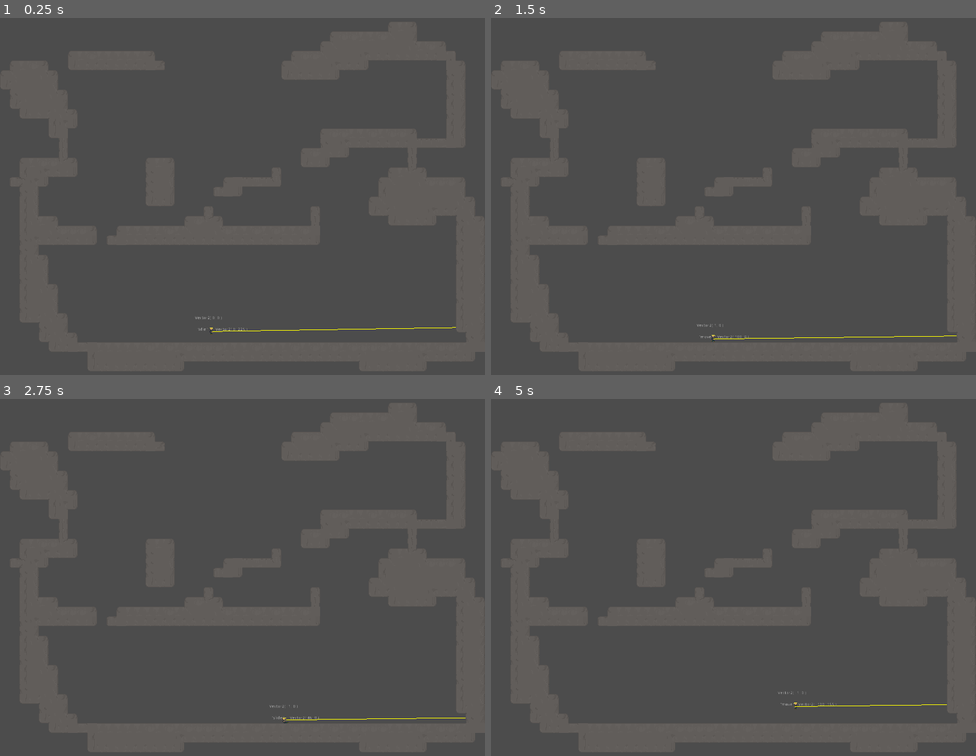
Above: before the commit, frames 1-4 (two rows, left to right).
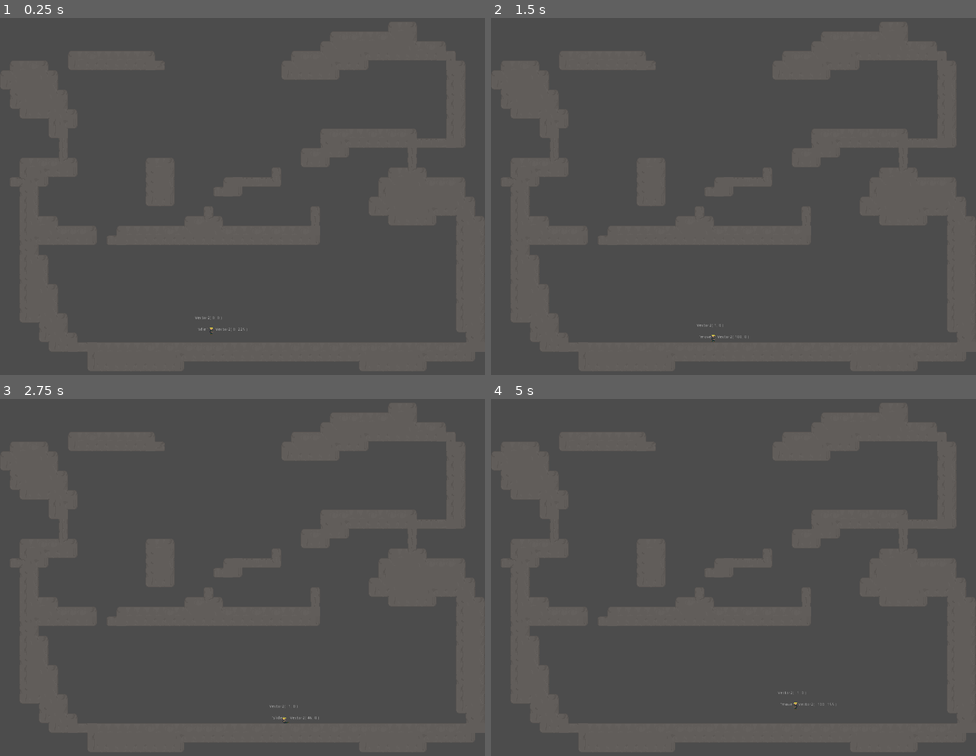
Above: after the commit, the same moments.

Repository: raczynskid/PixelSoldier
Game: Godot game, scene res://World.tscn
Same seed, same stepped clock (60 frames per second), same inputs: the game is played once before the commit and once after it.
Inputs:
- Up to frame 1 (0.25 s): no input
- Up to frame 2 (1.5 s): hold Space (fire) 0.53-1.28 s; hold Right (ui_right) from 0.53 s (still down); tap Up (ui_up) at 0.77 s; tap Enter at 1.25 s; tap Space (fire) at 1.35 s
- Up to frame 3 (2.75 s): tap Up (ui_up) at 1.52 s; release Right (ui_right) at 2.03 s; hold Left (ui_left) from 2.03 s (still down); hold Shift (slide) from 2.03 s (still down); tap Space (fire) at 2.3 s
- Up to frame 4 (5 s): tap Space (fire) at 2.75, 2.85, 4.55 s; release Left (ui_left) at 2.78 s; release Shift (slide) at 2.78 s; hold Right (ui_right) 2.78-4.28 s; tap Up (ui_up) at 3.02, 3.77, 4.52 s; hold Space (fire) 3.53-4.28 s; tap Enter at 4.25 s; hold Left (ui_left) from 4.28 s (still down); tap Shift (slide) at 4.35 s

The runs differ from the first frame. In frame 1, less than 0.1% of the frame differs, in the area x 43-94%, y 86-88%; in frame 2, less than 0.1%; in frame 3, less than 0.1%; in frame 4, less than 0.1%.

Commit message:
ricochet particles, more responsive beam

Diff:
--- a/Characters/Player.gd
+++ b/Characters/Player.gd
@@ -25,6 +25,7 @@
 
 # load misc nodes
 onready var dust = get_node("Dust")
+onready var beam = get_node("RifleBeam")
 
 func _ready():
 	animationTree.active = true
@@ -102,6 +103,8 @@
 		return "shoot"
 	else:
 		idle_state(last_vector)
+		beam.get_node("Beam").visible = false
+		beam.get_node("End/Ricochet").emitting = false
 
 	if roll:
 		# check if roll is not in cooldown
@@ -241,6 +244,9 @@
 	# base shoot state, animation is already initialized from get_movement_inputs()
 	current_state = "shoot"
 
+	# start emitting ricochet particles
+	beam.get_node("End/Ricochet").emitting = true
+
 	# listen for keyboard input
 	if vector != Vector2.ZERO:
 		# use animation tree blendspace to apply direction to shooting animation
@@ -252,4 +258,11 @@
 		velocity.x = int(round(lerp(velocity.x, 0, 0.1)))
 		if abs(velocity.x) == 5:
 			velocity.x = 0
+
+	# hide and show sprite of bullet trace
+	if beam.get_node("Beam").visible:
+		beam.get_node("Beam").visible = false
+	else:
+		beam.get_node("Beam").visible = true
+
 	return velocity
--- a/Characters/Player.tscn
+++ b/Characters/Player.tscn
@@ -254,7 +254,7 @@
 tracks/1/imported = false
 tracks/1/enabled = true
 tracks/1/keys = {
-"times": PoolRealArray( 0.1 ),
+"times": PoolRealArray( 0 ),
 "transitions": PoolRealArray( 1 ),
 "values": [ {
 "args": [  ],
@@ -284,7 +284,7 @@
 tracks/1/imported = false
 tracks/1/enabled = true
 tracks/1/keys = {
-"times": PoolRealArray( 0.1 ),
+"times": PoolRealArray( 0 ),
 "transitions": PoolRealArray( 1 ),
 "values": [ {
 "args": [  ],
@@ -314,7 +314,7 @@
 tracks/1/imported = false
 tracks/1/enabled = true
 tracks/1/keys = {
-"times": PoolRealArray( 0.1 ),
+"times": PoolRealArray( 0 ),
 "transitions": PoolRealArray( 1 ),
 "values": [ {
 "args": [  ],
@@ -344,7 +344,7 @@
 tracks/1/imported = false
 tracks/1/enabled = true
 tracks/1/keys = {
-"times": PoolRealArray( 0.1 ),
+"times": PoolRealArray( 0 ),
 "transitions": PoolRealArray( 1 ),
 "values": [ {
 "args": [  ],
@@ -476,6 +476,9 @@
 
 [node name="Tween" type="Tween" parent="."]
 
+[node name="RifleBeam" parent="." instance=ExtResource( 1 )]
+position = Vector2( 0, -5.483 )
+
 [node name="Pivot" type="Position2D" parent="."]
 
 [node name="Body" type="Sprite" parent="Pivot"]
@@ -487,6 +490,3 @@
 [node name="MovementCollision" type="CollisionShape2D" parent="."]
 position = Vector2( -0.695272, -1.39242 )
 shape = SubResource( 42 )
-
-[node name="RifleBeam" parent="." instance=ExtResource( 1 )]
-position = Vector2( 0, -5.483 )
--- a/Weapons/RifleBeam.gd
+++ b/Weapons/RifleBeam.gd
@@ -27,7 +27,7 @@
 
 func _physics_process(_delta):
 
-	# set length of raycast
+	# set length of raycast and randomize in axis to add spread
 	if shot_direction.y != 0:
 		max_cast_to = (get_shot_direction() * MAX_LENGTH) + Vector2(rand_range(-10,10),0)
 	else:
--- a/Weapons/RifleBeam.tscn
+++ b/Weapons/RifleBeam.tscn
@@ -1,7 +1,24 @@
-[gd_scene load_steps=3 format=2]
+[gd_scene load_steps=6 format=2]
 
 [ext_resource path="res://Sprites/Weapons/RifleBullet.png" type="Texture" id=1]
 [ext_resource path="res://Weapons/RifleBeam.gd" type="Script" id=2]
+
+[sub_resource type="Gradient" id=2]
+colors = PoolColorArray( 1, 1, 1, 1, 0, 0, 0, 1 )
+
+[sub_resource type="GradientTexture" id=3]
+gradient = SubResource( 2 )
+
+[sub_resource type="ParticlesMaterial" id=1]
+flag_disable_z = true
+direction = Vector3( -1, 0, 0 )
+spread = 180.0
+gravity = Vector3( 0, 98, 0 )
+initial_velocity = 100.0
+initial_velocity_random = 0.67
+orbit_velocity = 0.0
+orbit_velocity_random = 0.0
+color_ramp = SubResource( 3 )
 
 [node name="RifleBeam" type="Node2D"]
 script = ExtResource( 2 )
@@ -11,13 +28,21 @@
 centered = false
 offset = Vector2( 0, -0.5 )
 region_enabled = true
-region_rect = Rect2( 0, 0, 100, 1 )
+region_rect = Rect2( 0, 0, 100, 0.5 )
 
 [node name="Begin" type="Position2D" parent="."]
 
 [node name="End" type="Position2D" parent="."]
 position = Vector2( 100, 0 )
 
+[node name="Ricochet" type="Particles2D" parent="End"]
+emitting = false
+amount = 4
+lifetime = 0.1
+preprocess = 0.25
+process_material = SubResource( 1 )
+texture = ExtResource( 1 )
+
 [node name="RayCast2D" type="RayCast2D" parent="."]
 enabled = true
 cast_to = Vector2( 100, 0 )
--- a/World.tscn
+++ b/World.tscn
@@ -19,9 +19,6 @@
 
 [node name="AnimationPlayer" parent="Level/Player" index="1"]
 method_call_mode = 1
-
-[node name="Body" parent="Level/Player/Pivot" index="0"]
-frame = 6
 
 [node name="Label" type="Label" parent="Level/Player"]
 margin_left = -27.9873
Not shown, added: .mono/metadata/ide_messaging_meta.txt
